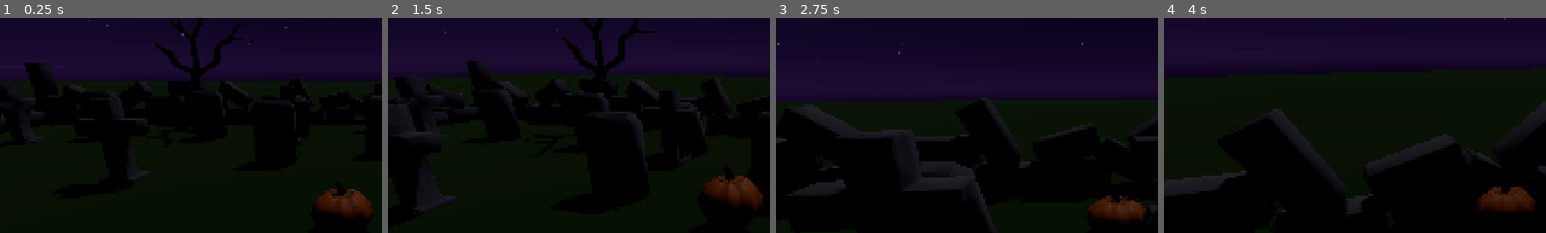
Above: before the commit, frames 1-4 (left to right).
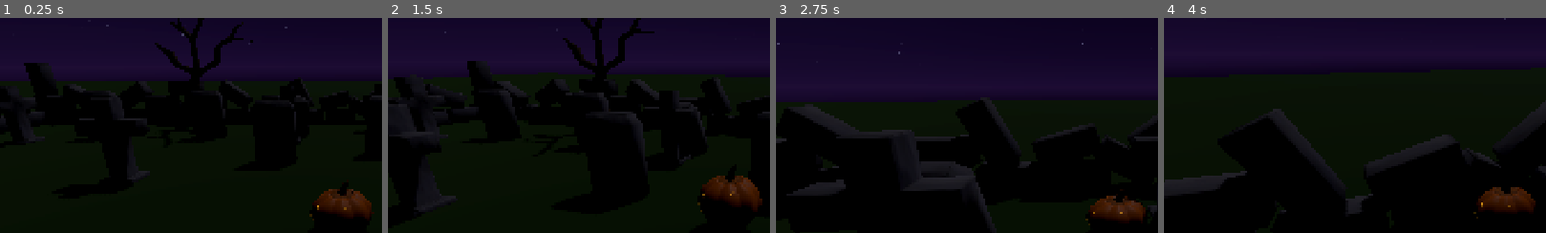
Above: after the commit, the same moments.

Repository: Dempsey845/moonlit-mayhem
Game: Godot game, scene res://Graveyard/graveyard.tscn
Same seed, same stepped clock (60 frames per second), same inputs: the game is played once before the commit and once after it.
Inputs (mouse positions are % of the whole screen's width and height, from its top left):
- Up to frame 1 (0.25 s): no input
- Up to frame 2 (1.5 s): tap Enter at 0.5 s; move the mouse to (55, 50) at 0.52 s; hold W (move_forward) from 0.53 s (still down); tap E (interact) at 0.6, 1.35 s; click (55, 50) at 0.67 s; move the mouse to (45, 50) at 1.27 s
- Up to frame 3 (2.75 s): keep holding W (move_forward); move the mouse to (52, 48) at 2.02 s; tap E (interact) at 2.1 s
- Up to frame 4 (4 s): keep holding W (move_forward); move the mouse to (49, 52) at 2.77 s; tap E (interact) at 2.85, 3.6 s; click (49, 52) at 2.92 s; move the mouse to (57, 51) at 3.52 s
The pictures show only the part of the screen within x 5-55%, y 13-63%; the shares and areas given below are measured in that part.

The runs differ from the first frame. In frame 1, 0.1% of the frame differs, in the area x 81-98%, y 79-95%; in frame 2, 0.1%; in frame 3, less than 0.1%; in frame 4, less than 0.1%.

Commit message:
Gave the pumpkin a face.

Diff:
--- a/Player/player.gd
+++ b/Player/player.gd
@@ -15,7 +15,7 @@
 @export_group("Animation")
 @export var animation_blend_speed: float = 8.0
 
-@onready var visual: Node3D = $Pumpkin
+@onready var visual: Node3D = $PumpkinVisual
 @onready var camera_pivot: Node3D = $CameraPivot
 @onready var spring_arm: SpringArm3D = $CameraPivot/SpringArm3D
 @onready var camera: Camera3D = $CameraPivot/SpringArm3D/Camera3D
@@ -63,7 +63,7 @@
 	velocity.z = move_toward(velocity.z, target_velocity.z, change_rate * delta)
 
 	if not direction.is_zero_approx():
-		var target_angle: float = atan2(-direction.x, -direction.z)
+		var target_angle: float = atan2(direction.x, direction.z)
 		target_angle += deg_to_rad(model_forward_offset_degrees)
 		visual.global_rotation.y = lerp_angle(
 			visual.global_rotation.y, target_angle, 1.0 - exp(-turn_speed * delta)
--- a/Player/player.tscn
+++ b/Player/player.tscn
@@ -1,7 +1,7 @@
 [gd_scene format=3 uid="uid://c5sh5wsrxb575"]
 
 [ext_resource type="Script" uid="uid://b3v3q1aqd3mqf" path="res://Player/player.gd" id="1_l8h54"]
-[ext_resource type="PackedScene" uid="uid://d4m2ty06vxwyr" path="res://Player/Pumpkin.glb" id="2_4ntmi"]
+[ext_resource type="PackedScene" uid="uid://cdj56gwk2ea37" path="res://Player/pumpkin_visual.tscn" id="2_4ntmi"]
 
 [sub_resource type="CapsuleShape3D" id="CapsuleShape3D_xrivr"]
 height = 1.0
@@ -15,7 +15,7 @@
 [sub_resource type="AnimationNodeBlend2" id="AnimationNodeBlend2_gwnis"]
 
 [sub_resource type="AnimationNodeBlendTree" id="AnimationNodeBlendTree_xrivr"]
-graph_offset = Vector2(-382, 45)
+graph_offset = Vector2(-407.98346, 0.4875946)
 nodes/MoveBlend/node = SubResource("AnimationNodeBlend2_gwnis")
 nodes/MoveBlend/position = Vector2(60, 120)
 nodes/IdleAnimation/node = SubResource("AnimationNodeAnimation_4ntmi")
@@ -29,7 +29,7 @@
 tracks/0/type = "value"
 tracks/0/imported = false
 tracks/0/enabled = true
-tracks/0/path = NodePath(".:position")
+tracks/0/path = NodePath("PumpkinVisual:position")
 tracks/0/interp = 1
 tracks/0/loop_wrap = true
 tracks/0/keys = {
@@ -41,7 +41,7 @@
 tracks/1/type = "value"
 tracks/1/imported = false
 tracks/1/enabled = true
-tracks/1/path = NodePath(".:scale")
+tracks/1/path = NodePath("PumpkinVisual:scale")
 tracks/1/interp = 1
 tracks/1/loop_wrap = true
 tracks/1/keys = {
@@ -58,7 +58,7 @@
 tracks/0/type = "value"
 tracks/0/imported = false
 tracks/0/enabled = true
-tracks/0/path = NodePath(".:position")
+tracks/0/path = NodePath("PumpkinVisual:position")
 tracks/0/interp = 1
 tracks/0/loop_wrap = true
 tracks/0/keys = {
@@ -70,7 +70,7 @@
 tracks/1/type = "value"
 tracks/1/imported = false
 tracks/1/enabled = true
-tracks/1/path = NodePath(".:scale")
+tracks/1/path = NodePath("PumpkinVisual:scale")
 tracks/1/interp = 2
 tracks/1/loop_wrap = true
 tracks/1/keys = {
@@ -87,7 +87,7 @@
 tracks/0/type = "value"
 tracks/0/imported = false
 tracks/0/enabled = true
-tracks/0/path = NodePath(".:position")
+tracks/0/path = NodePath("PumpkinVisual:position")
 tracks/0/interp = 2
 tracks/0/loop_wrap = true
 tracks/0/keys = {
@@ -99,7 +99,7 @@
 tracks/1/type = "value"
 tracks/1/imported = false
 tracks/1/enabled = true
-tracks/1/path = NodePath(".:scale")
+tracks/1/path = NodePath("PumpkinVisual:scale")
 tracks/1/interp = 1
 tracks/1/loop_wrap = true
 tracks/1/keys = {
@@ -117,6 +117,7 @@
 }
 
 [node name="Player" type="CharacterBody3D" unique_id=406549635]
+transform = Transform3D(0.7, 0, 0, 0, 0.7, 0, 0, 0, 0.7, 0, 0, 0)
 collision_layer = 5
 script = ExtResource("1_l8h54")
 
@@ -124,8 +125,8 @@
 transform = Transform3D(1, 0, 0, 0, 1, 0, 0, 0, 1, 0, 0.5, 0)
 shape = SubResource("CapsuleShape3D_xrivr")
 
-[node name="Pumpkin" parent="." unique_id=272640931 instance=ExtResource("2_4ntmi")]
-transform = Transform3D(0.7, 0, 0, 0, 0.7, 0, 0, 0, 0.7, 0, 0, 0)
+[node name="PumpkinVisual" parent="." unique_id=711109724 instance=ExtResource("2_4ntmi")]
+transform = Transform3D(-0.7, 0, -1.0569706e-07, 0, 0.7, 0, 1.0569706e-07, 0, -0.7, 0, 0, 0)
 
 [node name="CameraPivot" type="Node3D" parent="." unique_id=290584957]
 transform = Transform3D(1, 0, 0, 0, 1, 0, 0, 0, 1, 0, 1.2, 0)
@@ -141,11 +142,9 @@
 near = 0.001
 
 [node name="AnimationTree" type="AnimationTree" parent="." unique_id=1658030659]
-root_node = NodePath("../Pumpkin")
 tree_root = SubResource("AnimationNodeBlendTree_xrivr")
 anim_player = NodePath("../AnimationPlayer")
 parameters/MoveBlend/blend_amount = 0.0
 
 [node name="AnimationPlayer" type="AnimationPlayer" parent="." unique_id=1742626298]
-root_node = NodePath("../Pumpkin")
 libraries/ = SubResource("AnimationLibrary_gwnis")
--- /dev/null
+++ b/Player/pumpkin_visual.tscn
@@ -0,0 +1,25 @@
+[gd_scene format=3 uid="uid://cdj56gwk2ea37"]
+
+[ext_resource type="PackedScene" uid="uid://d4m2ty06vxwyr" path="res://Player/Pumpkin.glb" id="1_1v015"]
+[ext_resource type="Texture2D" uid="uid://dtkwhtlrrb5i0" path="res://Player/Pumpkin_Pumpkin_Albedo.png" id="2_aqe42"]
+[ext_resource type="Texture2D" uid="uid://bjw6rkgthqusb" path="res://Player/Pumpkin_Pumpkin_Emission.png" id="3_1m06q"]
+[ext_resource type="Texture2D" uid="uid://bwgeerpvb07f8" path="res://Player/Pumpkin_Pumpkin_Normal.png" id="4_kq58h"]
+
+[sub_resource type="StandardMaterial3D" id="StandardMaterial3D_bw8lp"]
+resource_name = "Pumpkin"
+cull_mode = 2
+albedo_texture = ExtResource("2_aqe42")
+roughness = 0.5435835
+emission_enabled = true
+emission = Color(1, 1, 1, 1)
+emission_energy_multiplier = 3.0
+emission_operator = 1
+emission_texture = ExtResource("3_1m06q")
+normal_enabled = true
+normal_texture = ExtResource("4_kq58h")
+metadata/_gltf_primary_texture_coord = 0
+
+[node name="PumpkinVisual" unique_id=711109724 instance=ExtResource("1_1v015")]
+
+[node name="Sphere" parent="." index="0" unique_id=799307986]
+material_override = SubResource("StandardMaterial3D_bw8lp")
Binary file added: Player/Pumpkin.fbx
Not shown, added: Player/Pumpkin.fbx.import
Binary file changed: Player/Pumpkin.glb
Binary file added: Player/Pumpkin.png
Not shown, added: Player/Pumpkin.png.import
Binary file added: Player/PumpkinUV.png
Not shown, added: Player/PumpkinUV.png.import
Binary file added: Player/Pumpkin_Albedo.png
Not shown, added: Player/Pumpkin_Albedo.png.import
Binary file added: Player/Pumpkin_Pumpkin_Albedo.png
Not shown, added: Player/Pumpkin_Pumpkin_Albedo.png.import
Binary file added: Player/Pumpkin_Pumpkin_Emission.png
(and 11 more such lines)
